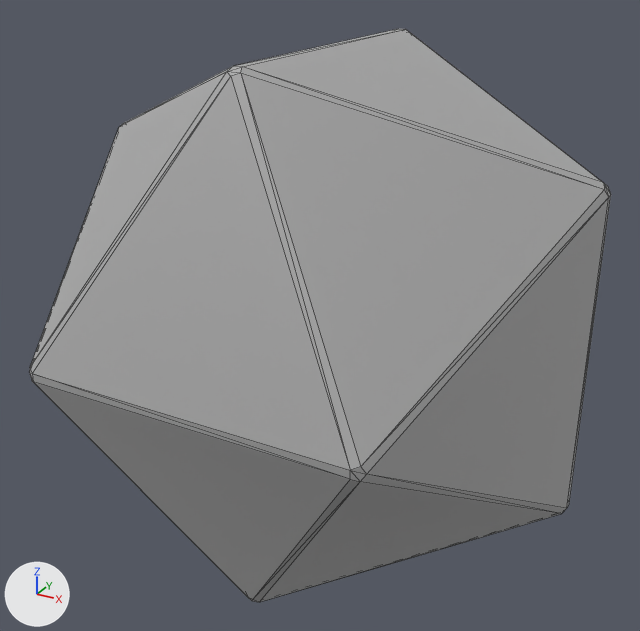
The glTF model dragongem/models/gem_d20.glb: old version first, new version second.
Before and after are seen from a 50 mm lens placed at (128.3, -241.1, 116.9), pointed at (-2.8, -2.7, -2.3). Every picture has the same lights, and +X, +Y and +Z are marked at lower left. Mesh edges are drawn as thin lines. Where no turn or scale is listed for an object, it has been applied to the vertices.

The older version as bpy lines, for what is in view:
```python
mat_material_d20_0 = bpy.data.materials.new('Material_d20_0')
mat_material_d20_0.use_nodes = True; mat_material_d20_0.node_tree.nodes.clear()
_N = mat_material_d20_0.node_tree.nodes; _L = mat_material_d20_0.node_tree.links
n0 = _N.new('ShaderNodeBsdfPrincipled'); n0.name = 'Principled BSDF'
n0.inputs[1].default_value = 1.0  # 'Metallic'
n0.inputs[2].default_value = 0.859  # 'Roughness'
n1 = _N.new('ShaderNodeOutputMaterial'); n1.name = 'Material Output'
n2 = _N.new('ShaderNodeMix'); n2.name = 'Mix'
n2.data_type = 'RGBA'
n2.blend_type = 'MULTIPLY'
n2.inputs[0].default_value = 1.0  # 'Factor'
n2.inputs[7].default_value = (0.588, 0.588, 0.588, 1.0)  # 'B', light grey #cacaca
n3 = _N.new('ShaderNodeVertexColor'); n3.name = 'Color Attribute'
_L.new(n0.outputs[0], n1.inputs[0])  # 'BSDF' to 'Surface'
_L.new(n2.outputs[2], n0.inputs[0])  # 'Result' to 'Base Color'
_L.new(n3.outputs[0], n2.inputs[6])  # 'Color' to 'A'
me_mesh = bpy.data.meshes.new('Mesh')
me_mesh.from_pydata(...)  # 60 vertices, 116 faces; spans x -85.0..85.0, y -85.0..85.0, z -85.0..85.0
me_mesh.materials.append(mat_material_d20_0)
ob_d20 = bpy.data.objects.new('d20', me_mesh)
ob_d20.location = (0.0, 0.0, 0.0)
```
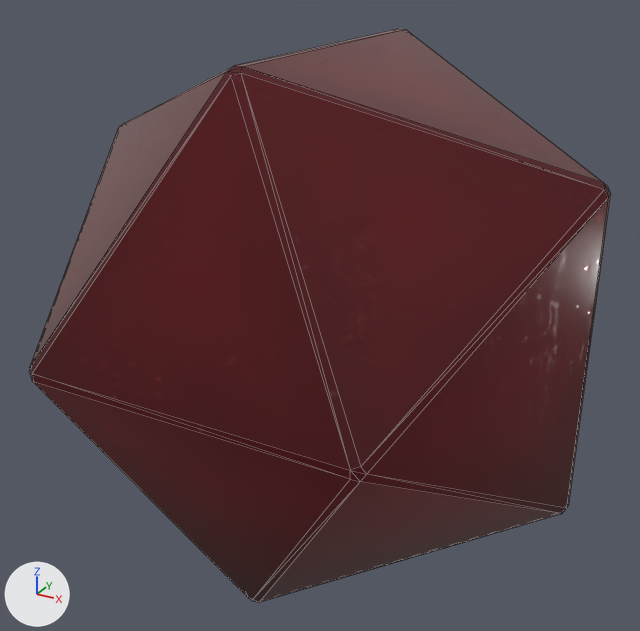
Edits to the scene script, one JSON object a line:
```json
{"op": "add", "block": "img_material_d20_0_emissivemap", "code": ["img_material_d20_0_emissivemap = load_image('Material_d20_0_emissiveMap', '_unpacked/Material_d20_0_emissiveMap', 2048, 2048, 'sRGB')"]}
{"op": "add", "block": "img_material_d20_0_normalmap", "code": ["img_material_d20_0_normalmap = load_image('Material_d20_0_normalMap', '_unpacked/Material_d20_0_normalMap', 2048, 2048, 'Non-Color')"]}
{"op": "add", "block": "img_material_d20_0_metalroughmap", "code": ["img_material_d20_0_metalroughmap = load_image('Material_d20_0_metalRoughMap', '_unpacked/Material_d20_0_metalRoughMap', 2048, 2048, 'Non-Color')"]}
{"op": "add", "block": "img_material_d20_0_map", "code": ["img_material_d20_0_map = load_image('Material_d20_0_map', '_unpacked/Material_d20_0_map', 2048, 2048, 'sRGB')"]}
{"block": "mat_material_d20_0", "change": "nodes: BsdfPrincipled, Mix, OutputMaterial, VertexColor"}
{"block": "mat_material_d20_0", "change": "colours: light grey #cacaca"}
{"block": "mat_material_d20_0", "change": "nodes: BsdfPrincipled, Mix, NormalMap, OutputMaterial, SeparateColor, TexImage x4, VertexColor"}
{"block": "mat_material_d20_0", "change": "uses the picture img_material_d20_0_emissivemap"}
{"block": "mat_material_d20_0", "change": "uses the picture img_material_d20_0_map"}
{"block": "mat_material_d20_0", "change": "uses the picture img_material_d20_0_metalroughmap"}
{"block": "mat_material_d20_0", "change": "uses the picture img_material_d20_0_normalmap"}
```

Boxes [x1, y1, x2, y2] around the edits, measured in the pictures (640 x 631 px):
```json
{"object": "d20", "change": "surface changed", "before": [29, 29, 611, 602], "after": [29, 29, 611, 602], "on screen": "grey to red"}
```
